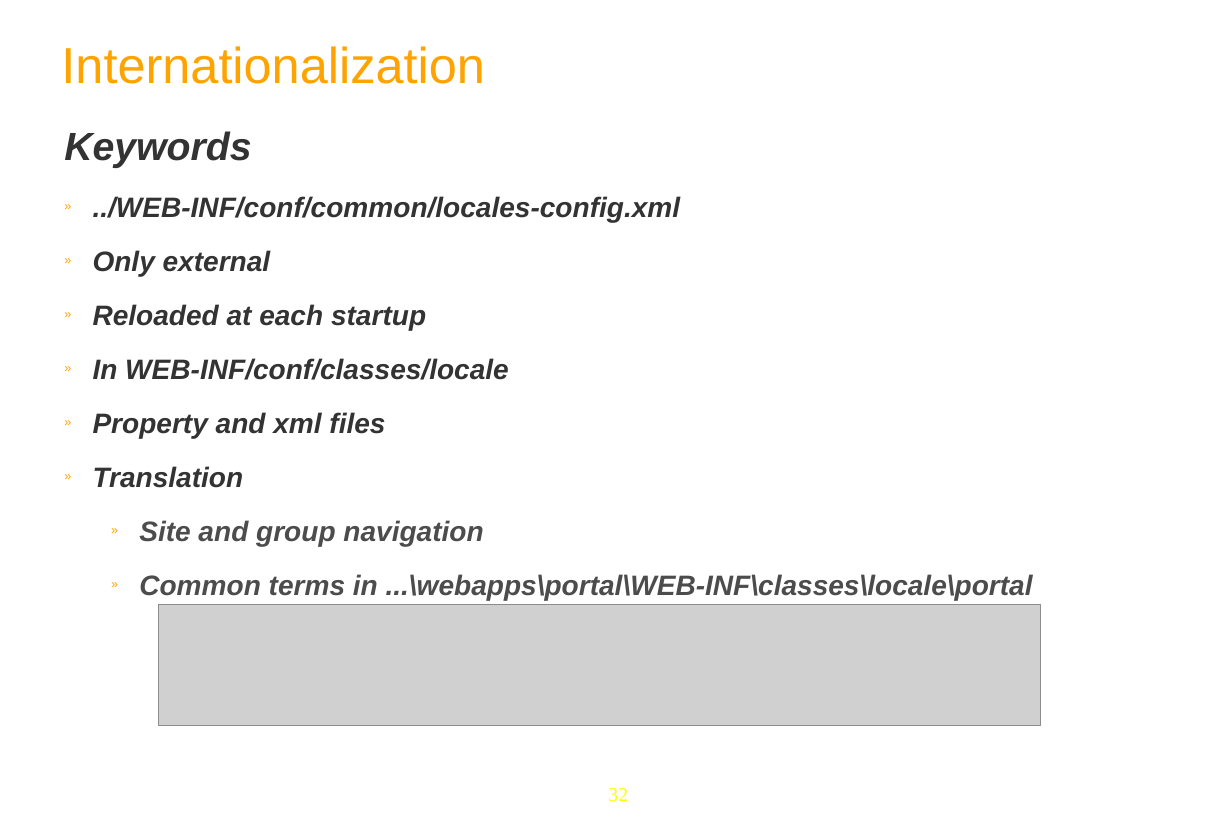
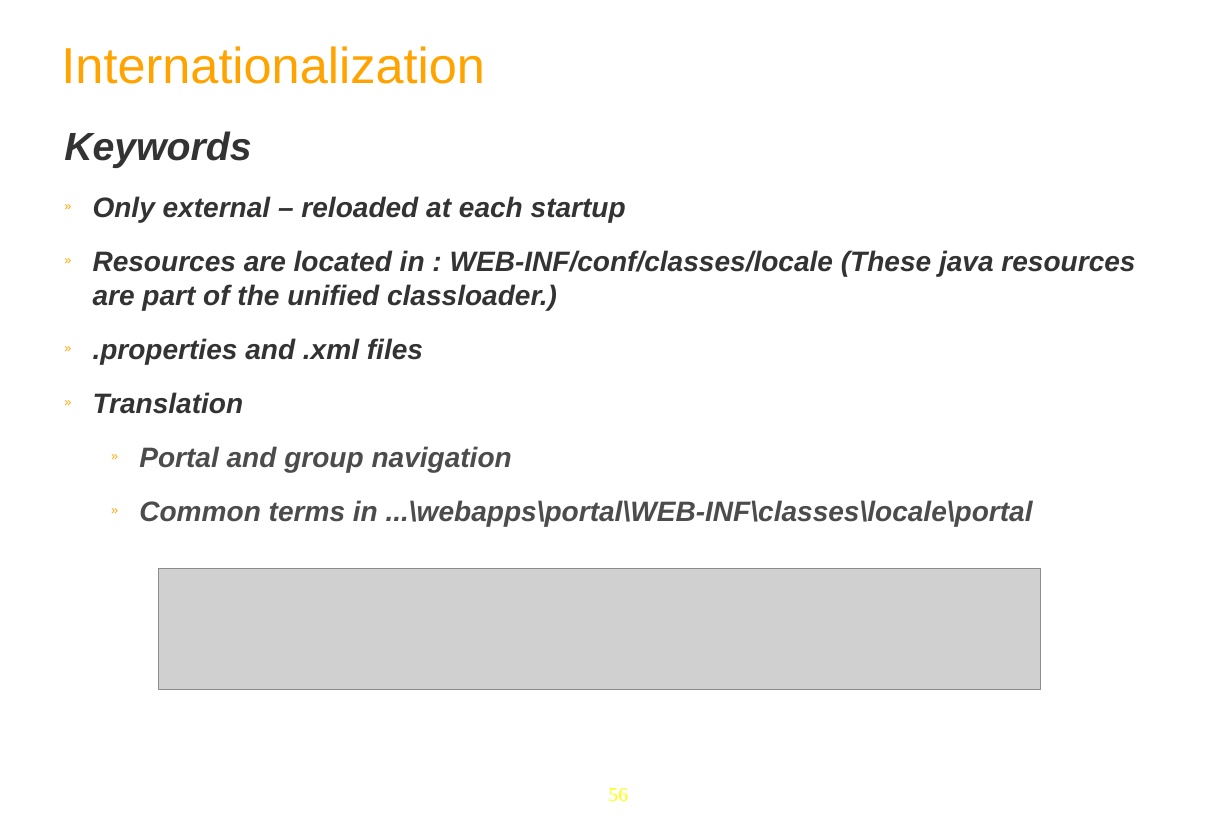
Before and after one commit to anhvurz90/training, a slide deck: slide 56 of exo-developer/210-configuration/slides/210-Portal-configuration-XDev-en.ppt (slide 32 before the commit). Drawn at 1232x835 pixels with LibreOffice and Linux fonts; fonts in the diff are those of the drawing; grey boxes stand for pictures; background and template pictures are left out. Boxes give left, top, right and bottom in pixels: in the first picture for what was removed or moved away, otherwise in the second. Text is boxed around its words. In the diff, an @@ line names an element or a change of style, - is before the commit and + after.

```diff
--- a/exo-developer/210-configuration/slides/210-Portal-configuration-XDev-en.ppt
+++ b/exo-developer/210-configuration/slides/210-Portal-configuration-XDev-en.ppt
@@ text at [93,196,1135,364]: text changed @@
-» ../WEB-INF/conf/common/locales-config.xml
-» Only external
-» Reloaded at each startup
-» In WEB-INF/conf/classes/locale
-» Property and xml files
+» Only external – reloaded at each startup
+» Resources are located in : WEB-INF/conf/classes/locale (These java resources are part of the unified classloader.)
+» .properties and .xml files
@@ text at [139,446,512,472]: text changed @@
-  » Site and group navigation
+  » Portal and group navigation
@@ picture: place and size @@
-picture at [159,604,1040,725]
+picture at [159,569,1040,690]
@@ page number at [608,788,628,802]: text changed @@
-32
+56
```
Also in this commit, not shown: 18 other slides changed, 26 slides added, 3 slides removed, 2 other files.
